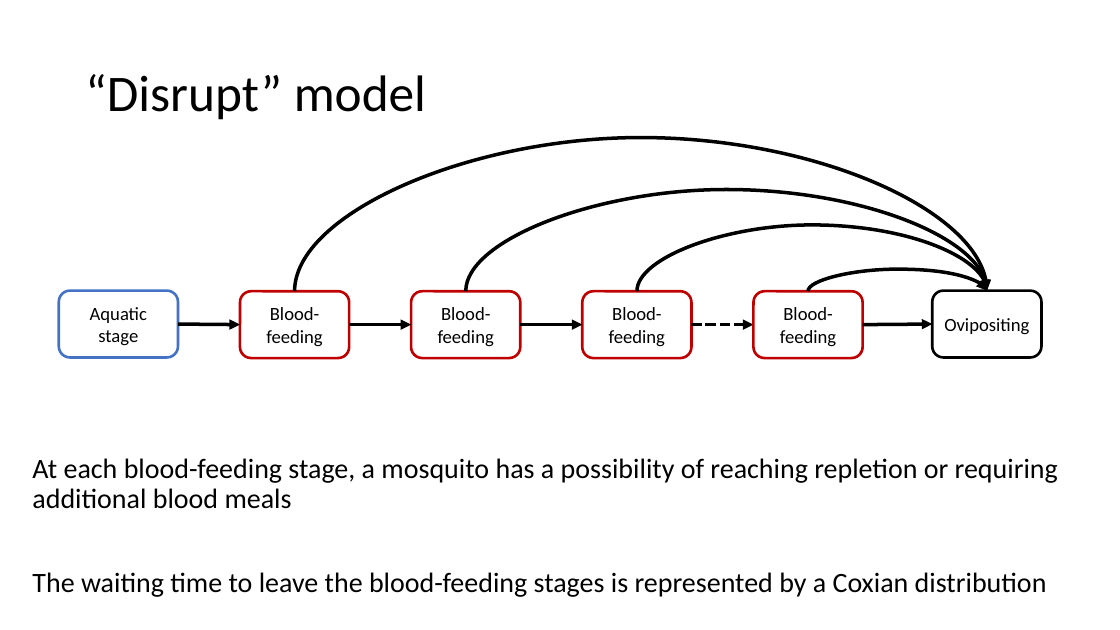
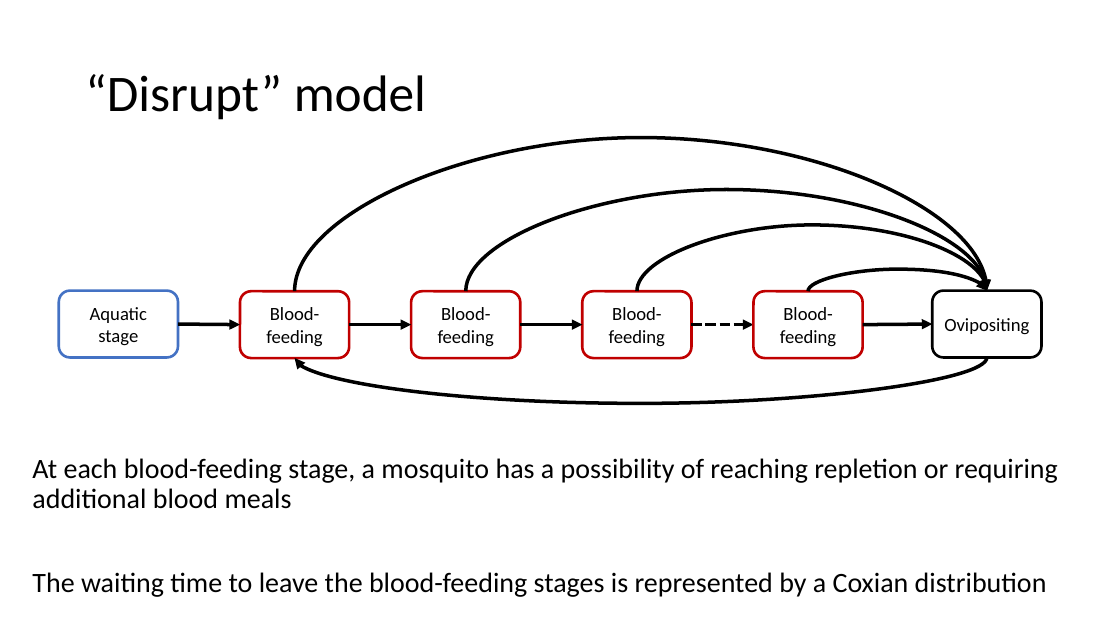
Before and after one commit to kydahl/MBF_models, a slide deck: slide 9 of presentations/Multiple blood feeding case studies.pptx (slide 12 before the commit). Drawn at 1120x630 pixels with LibreOffice and Linux fonts; fonts in the diff are those of the drawing. Boxes give left, top, right and bottom in pixels: in the first picture for what was removed or moved away, otherwise in the second. Text is boxed around its words. In the diff, an @@ line names an element or a change of style, - is before the commit and + after.

```diff
--- a/presentations/Multiple blood feeding case studies.pptx
+++ b/presentations/Multiple blood feeding case studies.pptx
@@ curved arrow added from (987, 358) to (295, 358), #000000 3 pt @@
```
Also in this commit, not shown: 13 other slides changed, 7 slides added, 4 slides removed, 3 other files.
